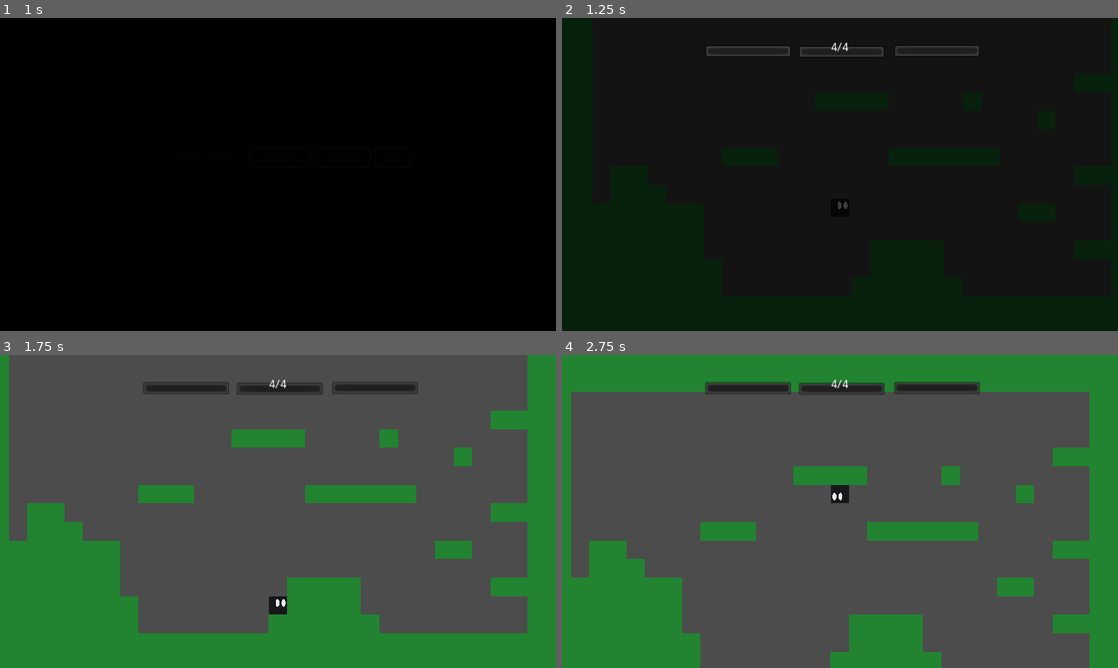
Above: before the commit, frames 1-4 (two rows, left to right).
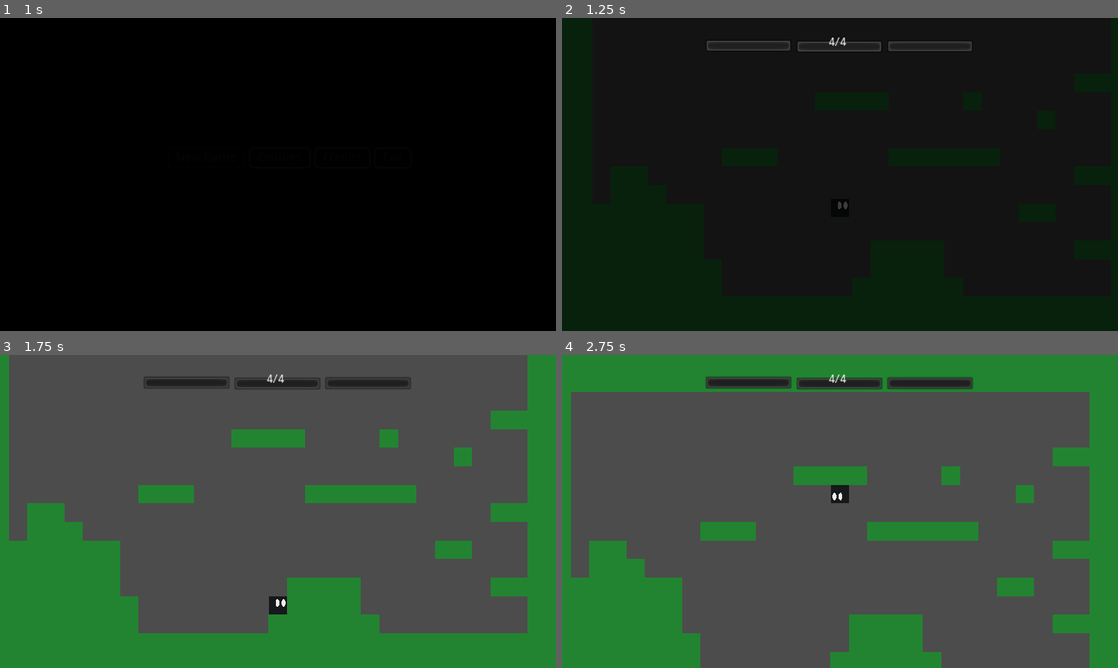
Above: after the commit, the same moments.

Repository: korvato-prime/hyperdimensional-knight
Game: Godot game, scene res://interface/TitleSceen.tscn
The game is run twice, just before and just after one commit, with the same random seed, the same clock (stepped at 60 frames per second) and the same inputs.
Inputs:
- Up to frame 1 (1 s): click "New Game" at 0.5 s
- Up to frame 2 (1.25 s): no input
- Up to frame 3 (1.75 s): hold Right (ui_right) from 1.28 s (still down); hold Z (confirm) from 1.28 s (still down)
- Up to frame 4 (2.75 s): tap Enter at 2 s; release Right (ui_right) at 2.03 s; release Z (confirm) at 2.03 s; hold Down (ui_down) from 2.03 s (still down); tap A (head) at 2.1 s

Frame 1 is identical in both runs. In frame 2, 0.8% of the frame differs, in the area x 26-75%, y 6-13%; in frame 3, 1.5%; in frame 4, 2.1%, in the area x 25-76%, y 6-13%.

Commit message:
Powerup selection screen

Diff:
--- /dev/null
+++ b/Control.gd
@@ -0,0 +1,33 @@
+extends Control
+
+func _ready():
+	$PowerupContainer/Powerup01Button.grab_focus()
+	#Select 3 random powerups for available array in Globals
+	#Total array, Selected and available
+
+func _on_Powerup01Button_focus_entered():
+	#Change name label
+	#Change description
+	$NamePanel/NameLabel.text = "SPIDER BOOTS"
+	$Panel/RichTextLabel.text = "You can reverse gravity and stick to the ceilling"
+	pass # Replace with function body.
+
+func _on_Powerup02Button_focus_entered():
+	$NamePanel/NameLabel.text = "MOM'S SHOES"
+	$Panel/RichTextLabel.text = "Hits really hard"
+	pass # Replace with function body.
+
+func _on_Powerup03Button_focus_entered():
+	$NamePanel/NameLabel.text = "DOUBLE CANNON"
+	$Panel/RichTextLabel.text = "Shoots 2 bullets at once"
+	pass # Replace with function body.
+
+func _on_Powerup01Button_pressed():
+	#Put into Globals selected array
+	pass # Replace with function body.
+
+func _on_Powerup02Button_pressed():
+	pass # Replace with function body.
+
+func _on_Powerup03Button_pressed():
+	pass # Replace with function body.
--- /dev/null
+++ b/interface/PowerupSelection.tscn
@@ -0,0 +1,82 @@
+[gd_scene load_steps=4 format=2]
+
+[ext_resource path="res://themes/Retro.tres" type="Theme" id=1]
+[ext_resource path="res://Control.gd" type="Script" id=2]
+[ext_resource path="res://levels/tiles/dangerous.png" type="Texture" id=3]
+
+[node name="PowerupSelection" type="Control"]
+anchor_right = 1.0
+anchor_bottom = 1.0
+margin_top = -2.15845
+margin_bottom = -2.15845
+theme = ExtResource( 1 )
+script = ExtResource( 2 )
+
+[node name="ColorRect" type="ColorRect" parent="."]
+anchor_right = 1.0
+anchor_bottom = 1.0
+color = Color( 0.458824, 0.0941176, 0.160784, 1 )
+
+[node name="NamePanel" type="Panel" parent="."]
+margin_left = 521.0
+margin_top = 76.0
+margin_right = 1397.0
+margin_bottom = 150.0
+
+[node name="NameLabel" type="Label" parent="NamePanel"]
+margin_left = 25.2205
+margin_top = 8.50383
+margin_right = 235.22
+margin_bottom = 22.5038
+rect_scale = Vector2( 4, 4 )
+text = "This is the name of the powerup."
+align = 1
+
+[node name="PowerupContainer" type="HBoxContainer" parent="."]
+anchor_left = 0.5
+anchor_right = 0.5
+margin_left = -501.419
+margin_top = 286.123
+margin_right = -241.419
+margin_bottom = 360.123
+rect_scale = Vector2( 4, 4 )
+
+[node name="Powerup01Button" type="Button" parent="PowerupContainer"]
+margin_right = 84.0
+margin_bottom = 74.0
+icon = ExtResource( 3 )
+
+[node name="Powerup02Button" type="Button" parent="PowerupContainer"]
+margin_left = 88.0
+margin_right = 172.0
+margin_bottom = 74.0
+icon = ExtResource( 3 )
+
+[node name="Powerup03Button" type="Button" parent="PowerupContainer"]
+margin_left = 176.0
+margin_right = 260.0
+margin_bottom = 74.0
+icon = ExtResource( 3 )
+
+[node name="Panel" type="Panel" parent="."]
+editor/display_folded = true
+margin_left = 267.735
+margin_top = 765.456
+margin_right = 1659.74
+margin_bottom = 998.456
+
+[node name="RichTextLabel" type="RichTextLabel" parent="Panel"]
+margin_left = 247.838
+margin_top = 39.1494
+margin_right = 485.838
+margin_bottom = 74.1494
+rect_scale = Vector2( 4, 4 )
+text = "Current selected powerup does this.
+"
+
+[connection signal="focus_entered" from="PowerupContainer/Powerup01Button" to="." method="_on_Powerup01Button_focus_entered"]
+[connection signal="pressed" from="PowerupContainer/Powerup01Button" to="." method="_on_Powerup01Button_pressed"]
+[connection signal="focus_entered" from="PowerupContainer/Powerup02Button" to="." method="_on_Powerup02Button_focus_entered"]
+[connection signal="pressed" from="PowerupContainer/Powerup02Button" to="." method="_on_Powerup02Button_pressed"]
+[connection signal="focus_entered" from="PowerupContainer/Powerup03Button" to="." method="_on_Powerup03Button_focus_entered"]
+[connection signal="pressed" from="PowerupContainer/Powerup03Button" to="." method="_on_Powerup03Button_pressed"]
--- a/interface/TitleSceen.tscn
+++ b/interface/TitleSceen.tscn
@@ -46,7 +46,6 @@
 margin_top = 18.0
 margin_right = 84.0
 margin_bottom = 34.0
-ticks_on_borders = false
 script = ExtResource( 4 )
 
 [node name="FullscreenLabel" type="Label" parent="OptionsContainer"]
@@ -61,6 +60,7 @@
 margin_bottom = 98.0
 
 [node name="VBoxContainer" type="HBoxContainer" parent="."]
+editor/display_folded = true
 margin_left = 577.533
 margin_top = 446.917
 margin_right = 858.533
--- a/levels/Level_1.tscn
+++ b/levels/Level_1.tscn
@@ -70,10 +70,10 @@
 script = ExtResource( 4 )
 
 [node name="ProgressBar" type="ProgressBar" parent="UI"]
-margin_left = 815.614
-margin_top = 94.1274
-margin_right = 915.614
-margin_bottom = 109.127
+margin_left = 807.898
+margin_top = 76.1225
+margin_right = 907.898
+margin_bottom = 91.1221
 rect_scale = Vector2( 3, 3 )
 max_value = 4.0
 step = 1.0
@@ -88,19 +88,19 @@
 text = "4/4"
 
 [node name="StaminaBar" type="ProgressBar" parent="UI"]
-margin_left = 492.555
-margin_top = 92.27
-margin_right = 592.555
-margin_bottom = 107.27
+margin_left = 494.27
+margin_top = 72.7898
+margin_right = 594.27
+margin_bottom = 87.7898
 rect_scale = Vector2( 3, 3 )
 value = 100.0
 percent_visible = false
 
 [node name="BulletChargeBar" type="ProgressBar" parent="UI"]
-margin_left = 1145.42
-margin_top = 91.27
-margin_right = 1245.42
-margin_bottom = 106.27
+margin_left = 1120.56
+margin_top = 74.7404
+margin_right = 1220.56
+margin_bottom = 89.7404
 rect_scale = Vector2( 3, 3 )
 value = 100.0
 percent_visible = false
